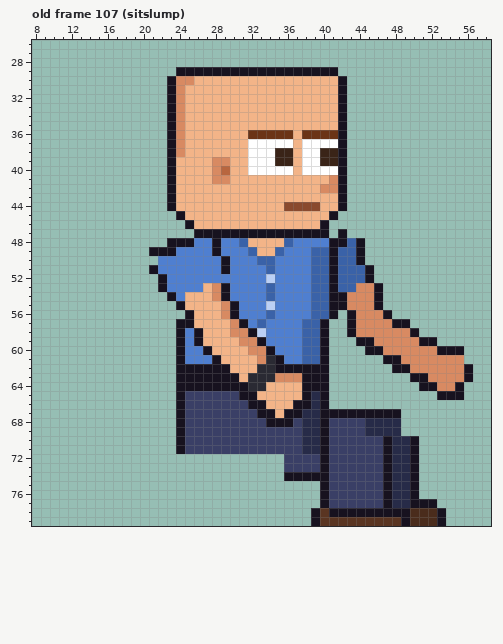
Two versions of one pixel-art file, sprites/custom/custom_intern_bald_right_anim.aseprite. The picture above is the old version.
64x80 pixels, 129 frames. Colours within 5 levels of each other are drawn and written as one. Shown: old frame 107 (sitslump): x 8..58, y 26..79. The commit also changed other frames, which this record leaves out.
After the commit:
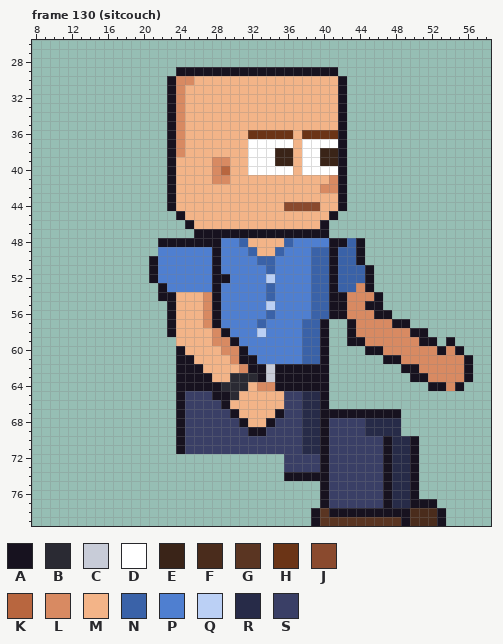
Palette (. is transparent): A #17121f  B #2a2a33  C #c8ccd8  D #ffffff  E #3a2418  F #4a2c1c  G #5a3522  H #6b3416  J #8a4a2e  K #b8663f  L #d88a62  M #f3b488  N #3a62a8  P #4f7fd0  Q #bbd0f5  R #272b48  S #3a3f66
A new or re-ordered frame is compared with the old frame closest to it.
Change:
frames 129 -> 135
Changed rows in their new state; - is an unchanged pixel.
Frame 130 (sitcouch) is new; against old frame 107 (sitslump), layers "Watch", "Near Arm", "Back Arm":
first column x 21:
47 ---------------------.--------------
48 -A---AA-----------------------------
49 .PP---------------------------------
50 A------AP---------------------------
51 -------AP---------------------------
52 AP-----AA---------------------------
53 ------PAP---------------A.----------
54 -A-M--LAP---------------------------
55 --AM--LAPP--------------A-----------
56 --AMM-LAPP-----------AL--A----------
57 --AMM-LAPPP-------------------------
58 --AMMM-LAPPP------------------A-----
59 ---MMM-LLAPPP---------A-L--------A--
60 ----MMM-LLAPPP-------------------L--
61 ----AMMM-LAAPPP--------------------A
62 ------MMM-LAAC-------------.-A------
63 -------MMBB-ACAAA-------------------
64 --------BBBMLLAAA-------------.-A---
65 -------AABMM---SSR--------------...-
66 --------AMMMM--SSR------------------
67 ---------AMMMMASS-------------------
68 ----------AMM-SS--------------------
69 -----------AA-----------------------
Changed places in both pictures, as pixel boxes (x1, y1, x2, y2):
erased: (338, 229, 347, 238)
changed: (149, 238, 311, 436)
changed: (338, 283, 473, 400)
